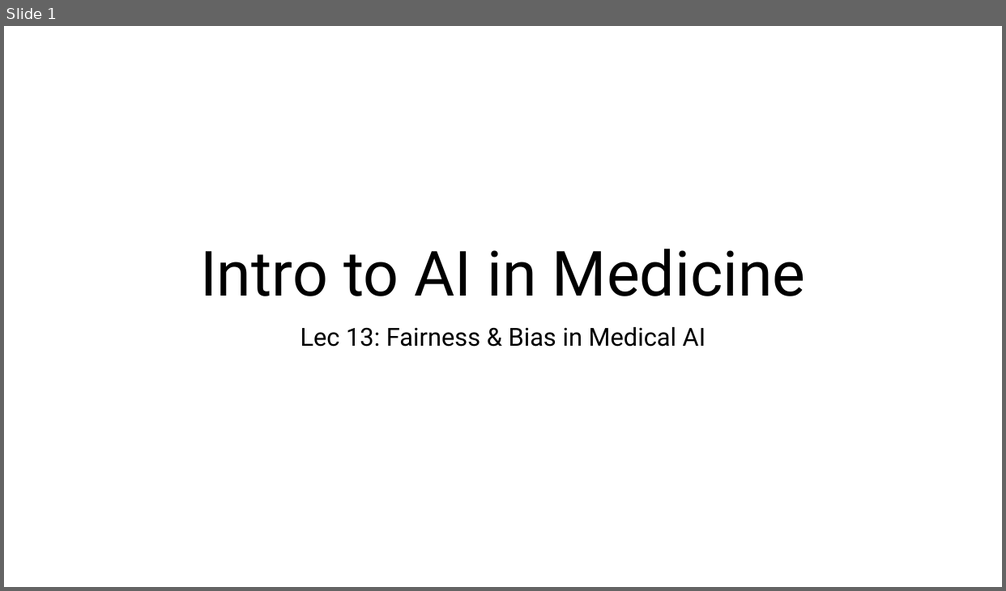
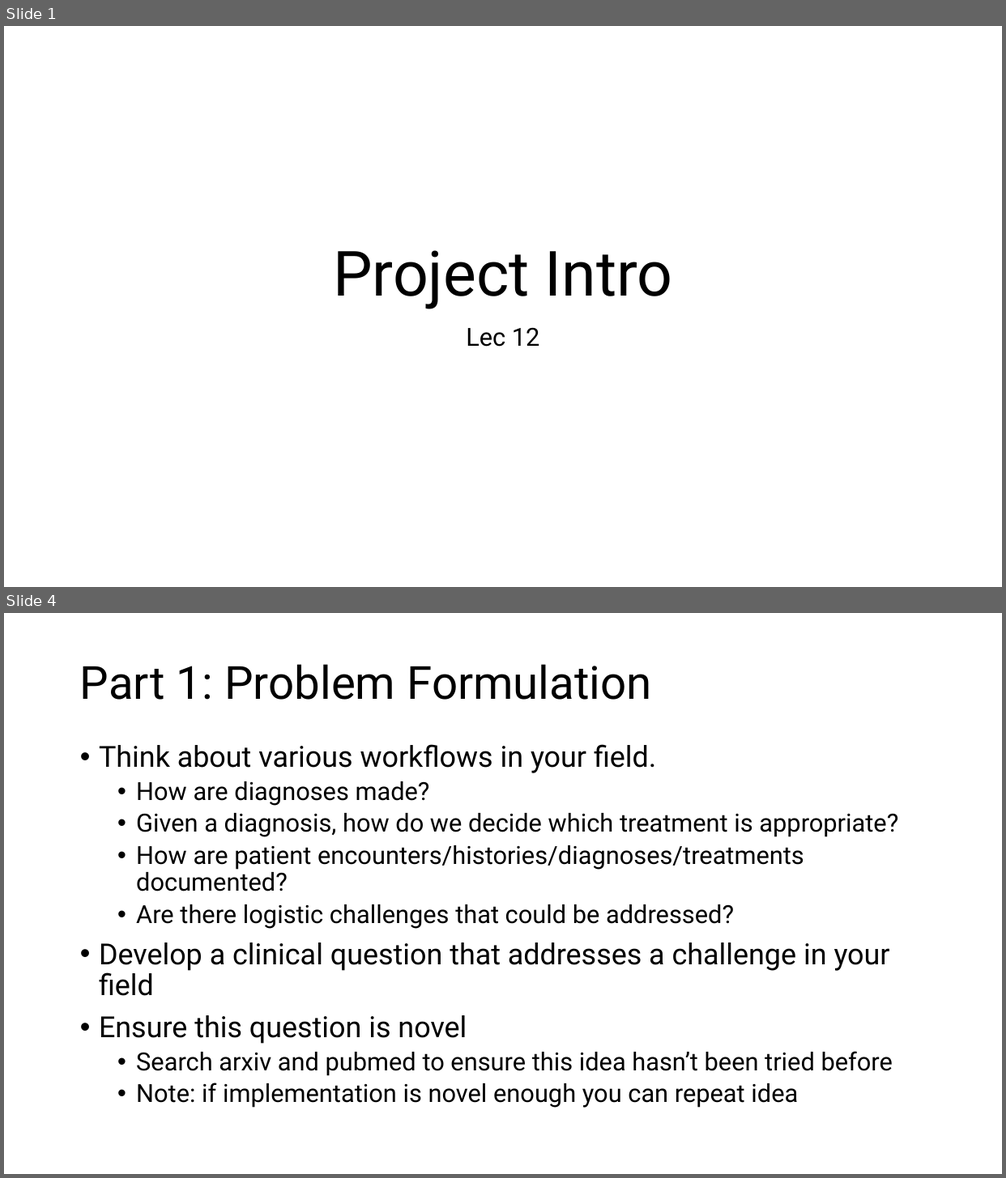
Before and after one commit to slostett/Intro_to_AI_in_Medicine_Course_Materials, a slide deck: Lecture Slides/Lec 13.pptx. Shown one above the other, each under a label of ours: slide 1 before the commit, slides 1 and 4 after it; the slides between them are not shown. The pictures are 1006x591 and 1006x1178 pixels, drawn with LibreOffice and Linux fonts; fonts in the diff are those of the drawing. Boxes give left, top, right and bottom in pixels: in the first picture for what was removed or moved away, otherwise in the second. Text is boxed around its words. In the diff, an @@ line names an element or a change of style, - is before the commit and + after.

```diff
--- a/Lecture Slides/Lec 13.pptx
+++ b/Lecture Slides/Lec 13.pptx
@@ slide 4 added at [4, 613, 1002, 1174], background #FFFFFF @@
@@ title added at [80, 664, 651, 700], 44 pt, text #000000 @@
+Part 1: Problem Formulation
@@ text added at [99, 744, 898, 1108], 24 pt, text #000000 @@
+• Think about various workflows in your field.
+  • How are diagnoses made?
+  • Given a diagnosis, how do we decide which treatment is appropriate?
+  • How are patient encounters/histories/diagnoses/treatments documented?
+  • Are there logistic challenges that could be addressed?
+• Develop a clinical question that addresses a challenge in your field
+• Ensure this question is novel
+  • Search arxiv and pubmed to ensure this idea hasn’t been tried before
+  • Note: if implementation is novel enough you can repeat idea
@@ slide 1 changed as well @@
@@ title at [333, 250, 673, 310]: text changed @@
-Intro to AI in Medicine
+Project Intro
@@ subtitle at [466, 327, 540, 347]: text changed @@
-Lec 13: Fairness & Bias in Medical AI
+Lec 12
```
Also in this commit, not shown: 1 other slide changed, 10 other slides added, 27 slides removed, 33 other files.
